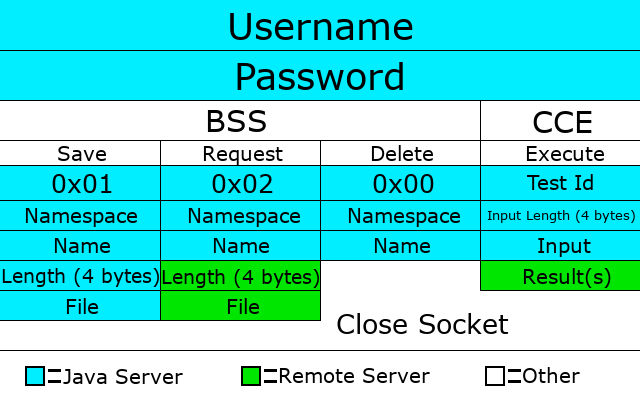
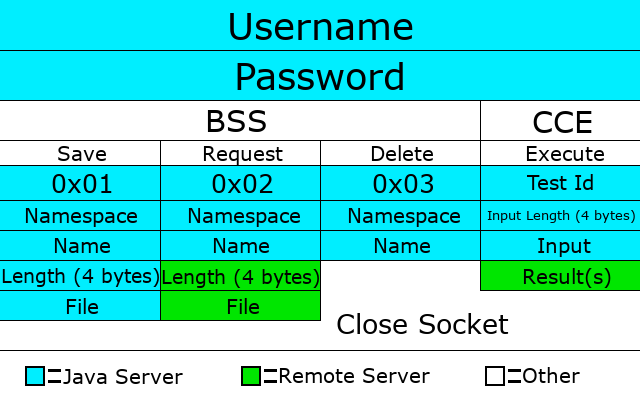
Layered file, before and after one edit (w=640, h=400). Changes by layer:
renamed "0x00" to "0x03", painted on it over <box>420,174,434,193</box>
